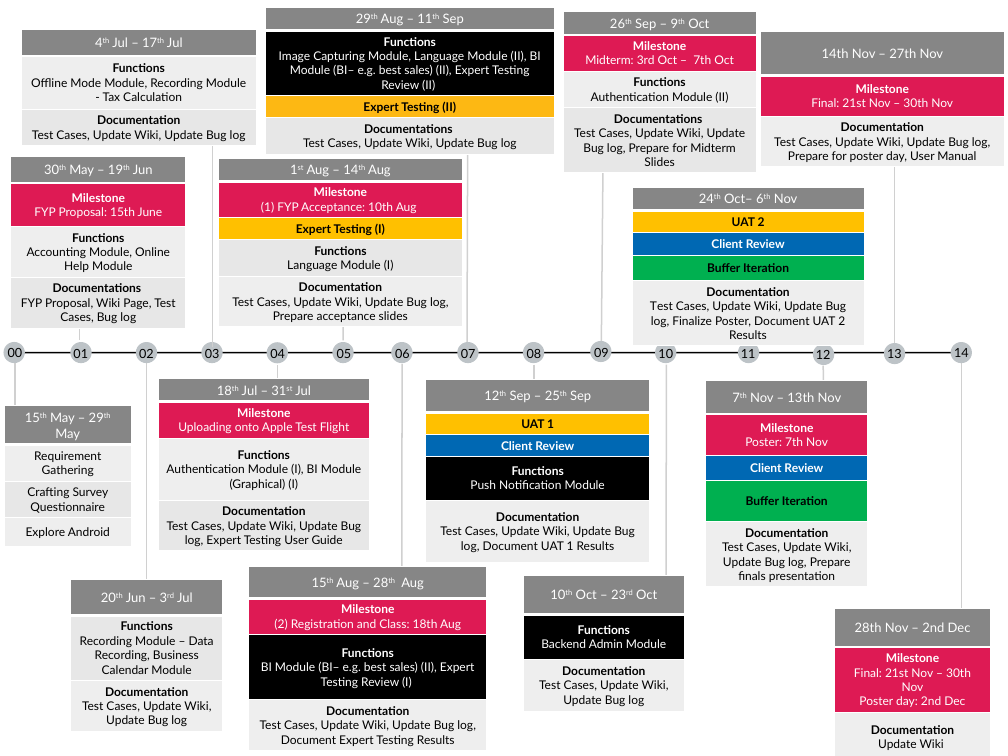
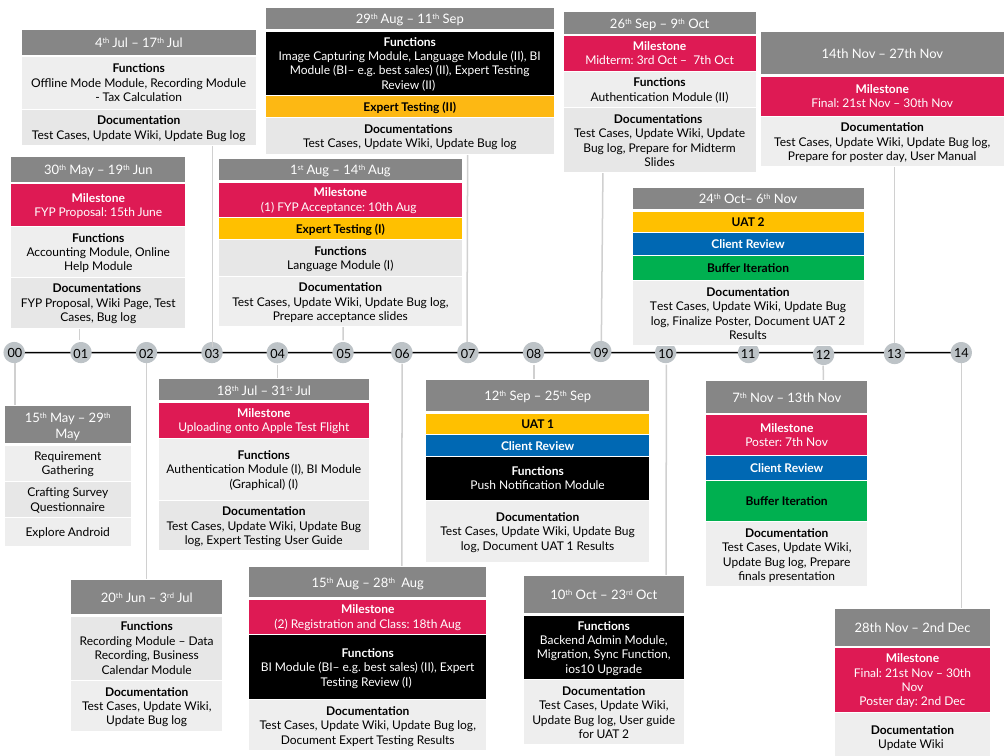
Before and after one commit to benguettachua/SmartHawker, a slide deck: slide 3 of FYP/Timeline and Diagram/FYPTimeline 15th June Edition.pptx. Drawn at 1008x756 pixels with LibreOffice and Linux fonts; fonts in the diff are those of the drawing. Boxes give left, top, right and bottom in pixels: in the first picture for what was removed or moved away, otherwise in the second. Text is boxed around its words. In the diff, an @@ line names an element or a change of style, - is before the commit and + after.

Commit message:
DOCUMENTATION
Added minutes and edited timeline

```diff
--- a/FYP/Timeline and Diagram/FYPTimeline 15th June Edition.pptx
+++ b/FYP/Timeline and Diagram/FYPTimeline 15th June Edition.pptx
@@ table at [523, 575, 685, 745] @@
-row 2, column 1: Functions / Backend Admin Module
+row 2, column 1: Functions / Backend Admin Module, Migration, Sync Function, ios10 Upgrade
-row 3, column 1: Documentation / Test Cases, Update Wiki, Update Bug log
+row 3, column 1: Documentation / Test Cases, Update Wiki, Update Bug log, User guide for UAT 2
```
Also in this commit, not shown: 2 other files.
